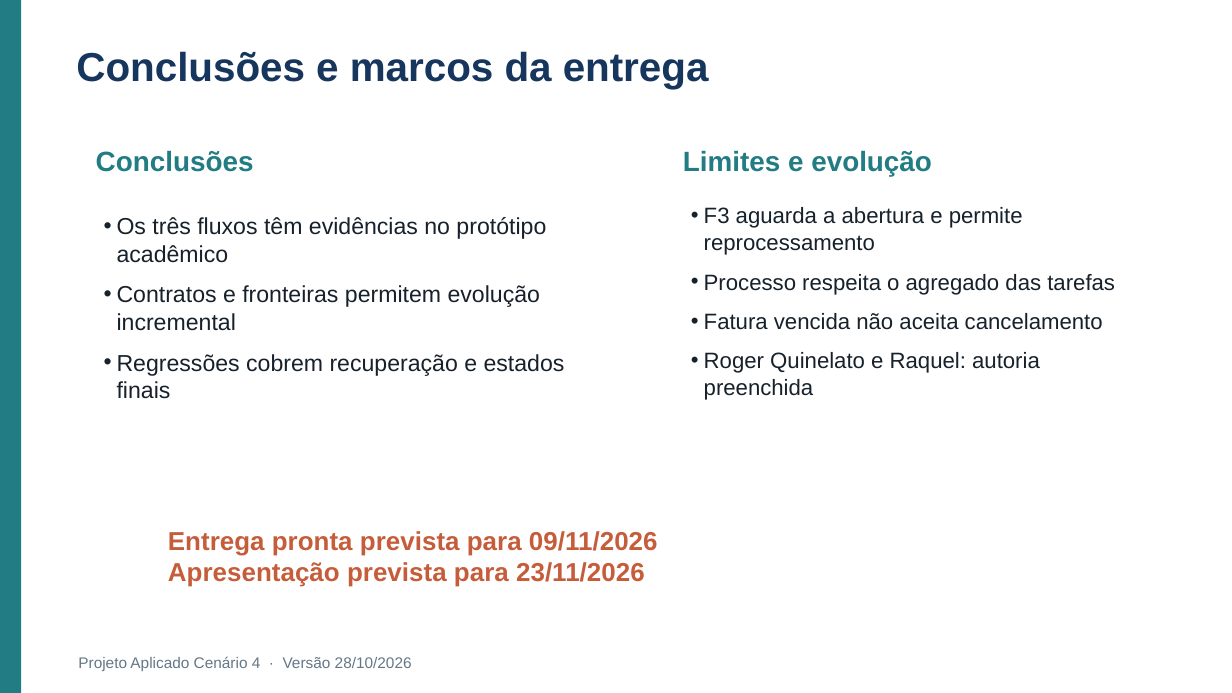
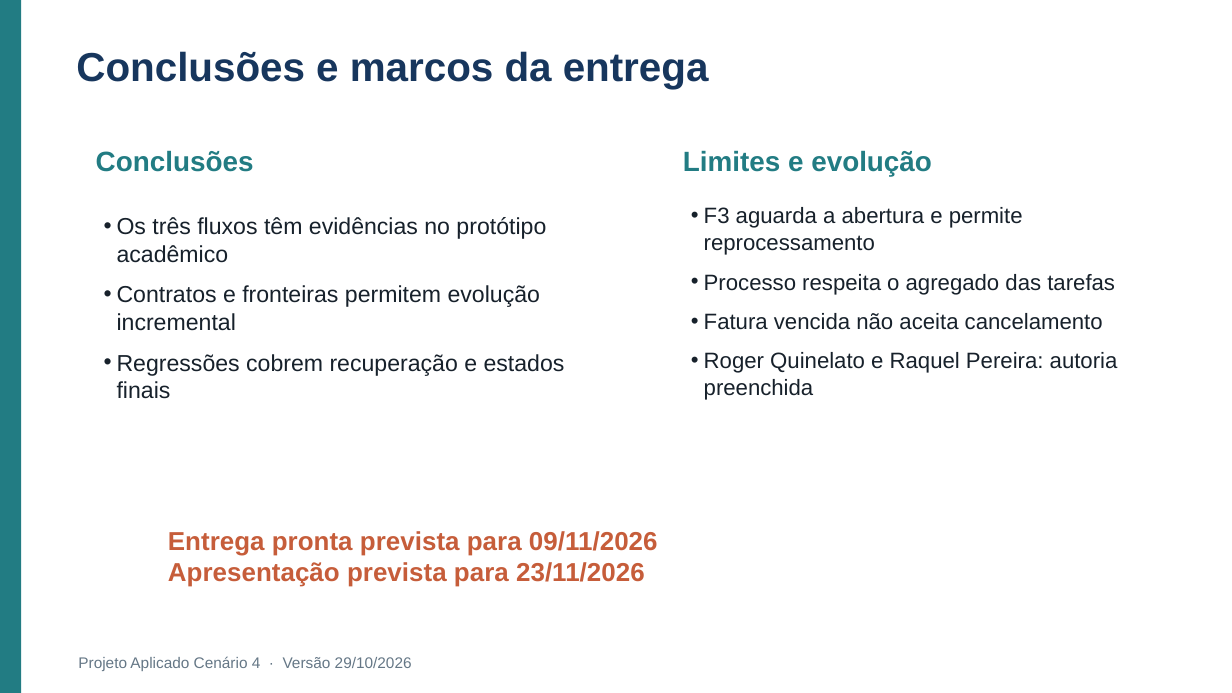
Before and after one commit to Roger-Quinelato/projetoAplicado7, a slide deck: slide 18 of output/Apresentacao_Cenario_4.pptx. Drawn at 1232x693 pixels with LibreOffice and Linux fonts; fonts in the diff are those of the drawing. Boxes give left, top, right and bottom in pixels: in the first picture for what was removed or moved away, otherwise in the second. Text is boxed around its words. In the diff, an @@ line names an element or a change of style, - is before the commit and + after.

Commit message:
docs: relatório e slides gerados a partir da evidência consolidada (etapa 6)
Os geradores passam a ler output/evidencias/evidencias.json (versão,
testes, p95, interface e CI), sem números transcritos à mão. Retirada a
publicação Supabase/Render (ADR-007), incluídos os agentes de revisão e
o relatório operacional, e corrigidas as referências (2026a-d; removida
a ARCHCORP 2026b, não citada). PDF com 20 páginas; 18 slides.

```diff
--- a/output/Apresentacao_Cenario_4.pptx
+++ b/output/Apresentacao_Cenario_4.pptx
@@ text at <box>704,352,1118,400</box>: text changed @@
-• Roger Quinelato e Raquel: autoria preenchida
+• Roger Quinelato e Raquel Pereira: autoria preenchida
@@ text at <box>78,656,412,671</box>: text changed @@
-Projeto Aplicado Cenário 4 · Versão 28/10/2026
+Projeto Aplicado Cenário 4 · Versão 29/10/2026
```
Also in this commit, not shown: 17 other slides changed, 4 other files.
